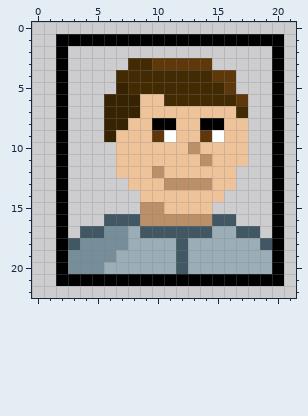
Two states of a pixel-art sprite, sprites/ui/berriFace.png. This is how it looked before the edit.
The file is 22x23 pixels.
The same view after the edit:
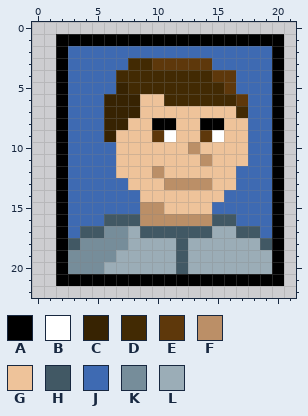
Palette (. is transparent): A #000000  B #ffffff  C #372302  D #422a03  E #5e380b  F #bb8f67  G #eec39a  H #415864  J #3e6ab2  K #768d9a  L #9badb7
Commit message: Mudando a cor da cara do berri
Edits made:
Changed rows in their new state; - is an unchanged pixel.
first column x 3:
 2 JJJJJJJJJJJJJJJJJ
 3 JJJJJ-------JJJJJ
 4 JJJJ----------JJJ
 5 JJJJ----------JJJ
 6 JJJ------------JJ
 7 JJJ------------JJ
 8 JJJ------------JJ
 9 JJJ------------JJ
10 JJJJ-----------JJ
11 JJJJ-----------JJ
12 JJJJ----------JJJ
13 JJJJJ---------JJJ
14 JJJJJJ-------JJJJ
15 JJJJJJ------JJJJJ
16 JJJ-----------JJJ
17 J---------------J
Where, in picture pixels (left, top, right, bottom), the same in both pictures:
added: (68, 46, 272, 238)
